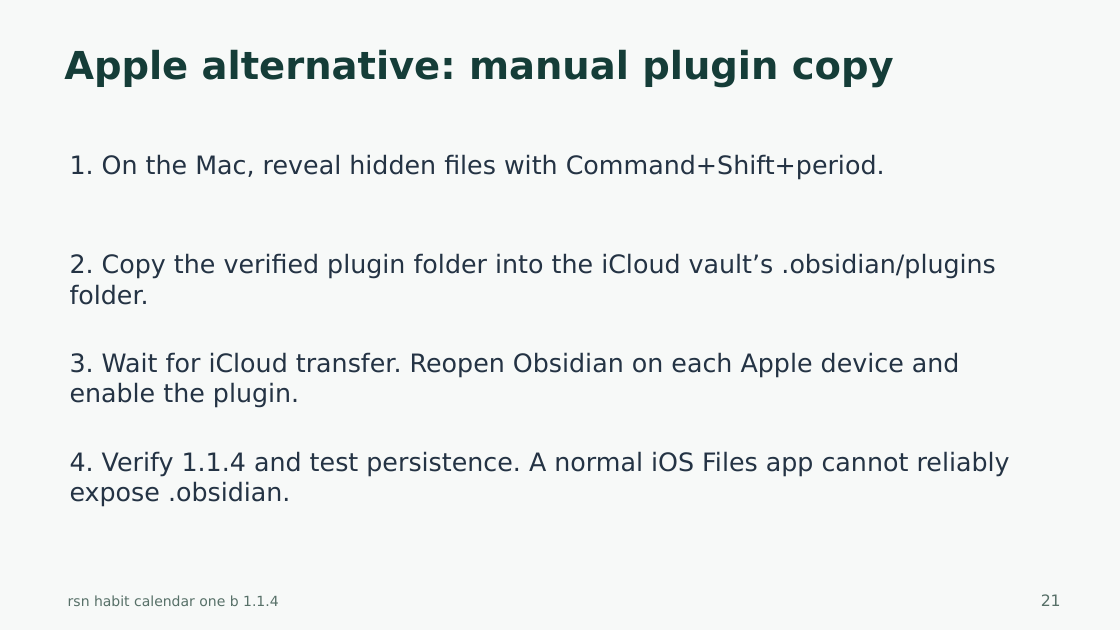
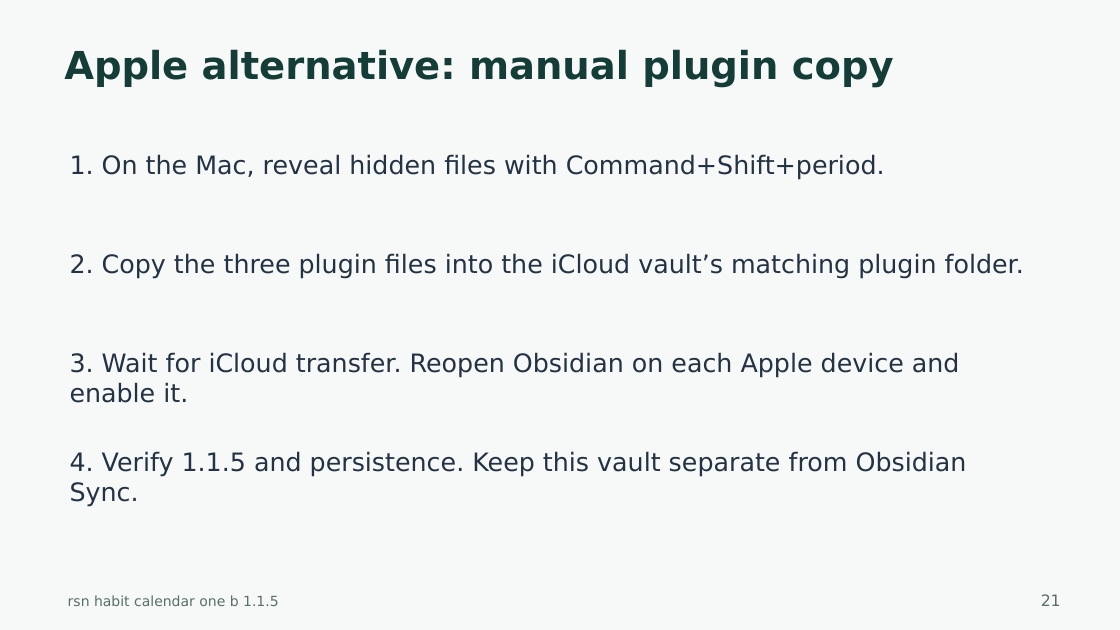
Before and after one commit to harharhari/rsn-habit-tracker-obsidian-plugin, a slide deck: slide 21 of docs/rsn-habit-calendar-one-b-tutorial.pptx. Drawn at 1120x630 pixels with LibreOffice and Linux fonts; fonts in the diff are those of the drawing. Boxes give left, top, right and bottom in pixels: in the first picture for what was removed or moved away, otherwise in the second. Text is boxed around its words. In the diff, an @@ line names an element or a change of style, - is before the commit and + after.

Commit message:
1. changes made as per obsidian report 2. *.ts files added to src directory 3. as on 2026-10-24

```diff
--- a/docs/rsn-habit-calendar-one-b-tutorial.pptx
+++ b/docs/rsn-habit-calendar-one-b-tutorial.pptx
@@ text at (70, 253, 1024, 279): text changed @@
-2. Copy the verified plugin folder into the iCloud vault’s .obsidian/plugins folder.
+2. Copy the three plugin files into the iCloud vault’s matching plugin folder.
@@ text at (70, 352, 960, 403): text changed @@
-3. Wait for iCloud transfer. Reopen Obsidian on each Apple device and enable the plugin.
+3. Wait for iCloud transfer. Reopen Obsidian on each Apple device and enable it.
@@ text at (70, 451, 967, 507): text changed @@
-4. Verify 1.1.4 and test persistence. A normal iOS Files app cannot reliably expose .obsidian.
+4. Verify 1.1.5 and persistence. Keep this vault separate from Obsidian Sync.
@@ text at (68, 595, 279, 606): text changed @@
-rsn habit calendar one b 1.1.4
+rsn habit calendar one b 1.1.5
```
Also in this commit, not shown: 35 other slides changed, 5 slides added, 2 slides removed, 41 other files.
